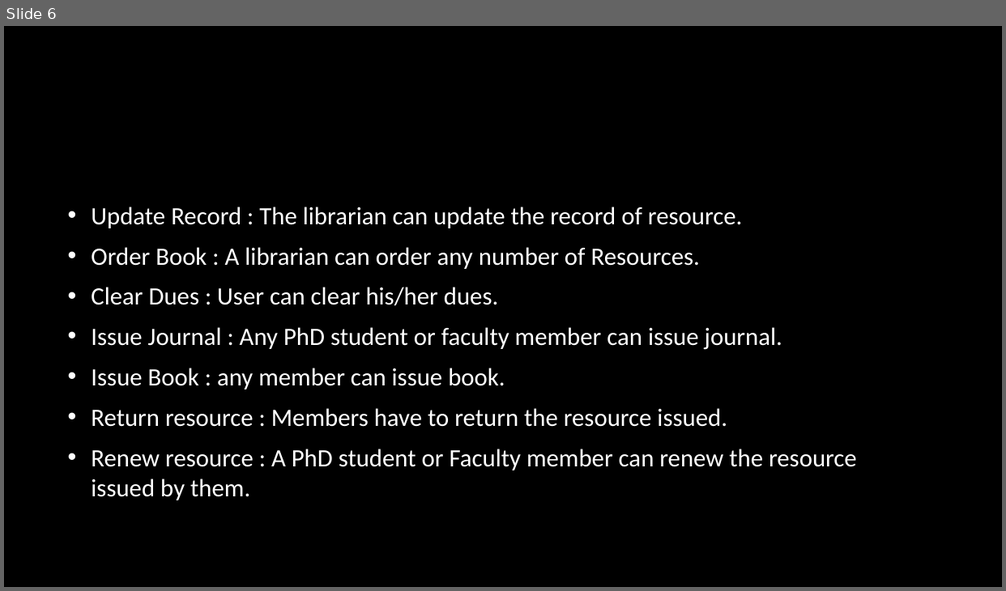
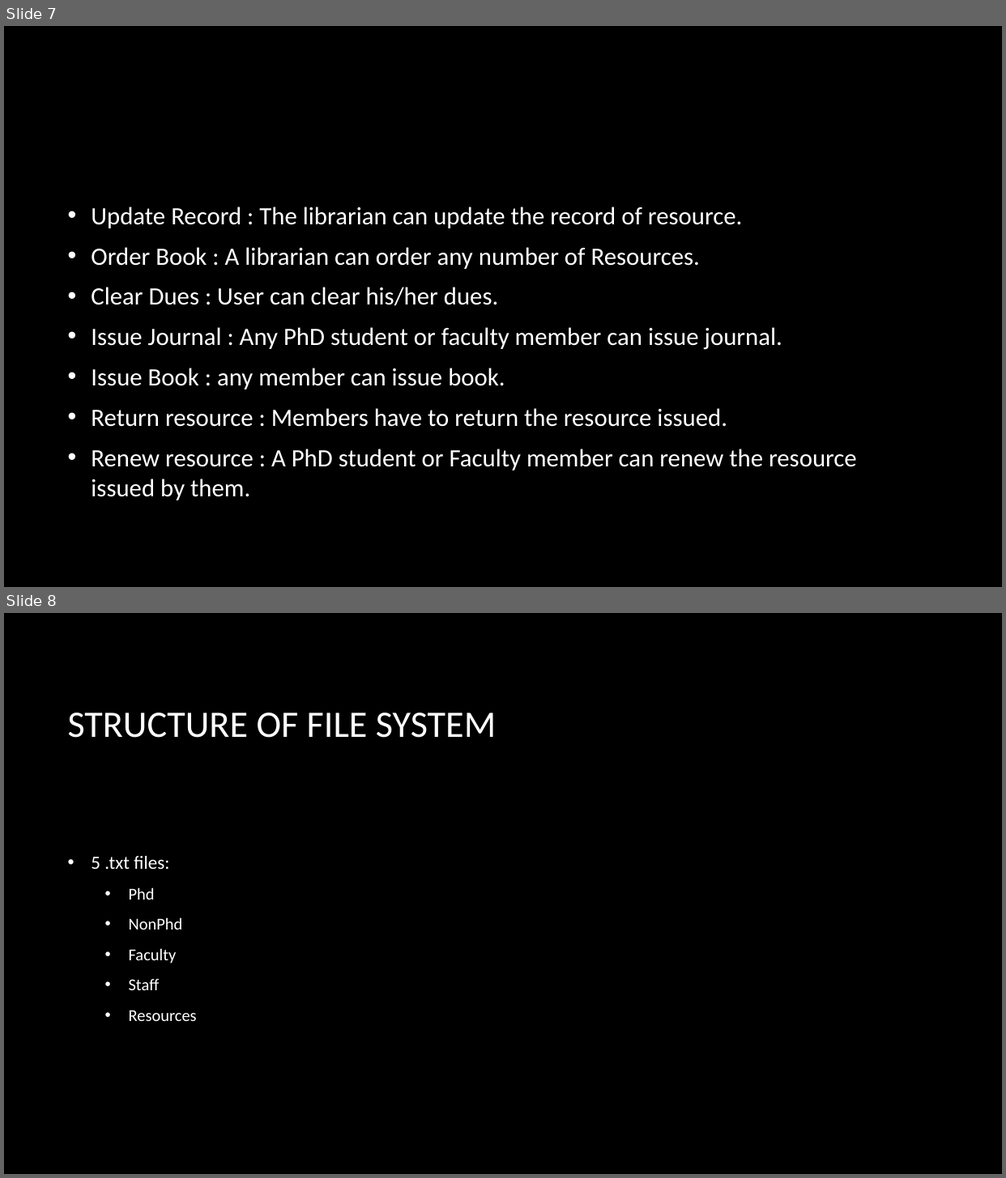
Before and after one commit to shah-anurag/Library-Management, a slide deck: srs-10-ppt.pptx. Shown one above the other, each under a label of ours: slide 6 before the commit, slides 7 and 8 after it. The pictures are 1006x591 and 1006x1178 pixels, drawn with LibreOffice and Linux fonts; fonts in the diff are those of the drawing; background and template pictures are left out. Boxes give left, top, right and bottom in pixels: in the first picture for what was removed or moved away, otherwise in the second. Text is boxed around its words. In the diff, an @@ line names an element or a change of style, - is before the commit and + after.

```diff
--- a/srs-10-ppt.pptx
+++ b/srs-10-ppt.pptx
@@ slide 8 added at [4,613,1002,1174], background picture (left out) @@
@@ title added at [68,713,496,738], 36 pt, text #FFFFFF @@
+STRUCTURE OF FILE SYSTEM
@@ text added at [91,856,197,1021], 16 pt, text #FFFFFF @@
+• 5 .txt files:
+  • Phd
+  • NonPhd
+  • Faculty
+  • Staff
+  • Resources
@@ what was slide 6 is now slide 7 @@
```
Also in this commit, not shown: 1 slide changed, 7 other slides added, 6 slides removed.
